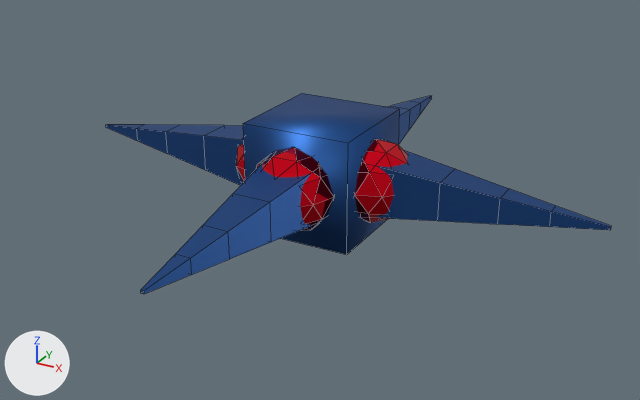
Renders of the Blender file Models/spider1.1.blend from each side of a commit.
Camera for both pictures: a 50 mm camera at (7.02, -12.88, 5.84) aimed at (0.05, -0.22, -0.49). The axes (+X, +Y, +Z) are drawn at lower left. The lights are the same throughout. Mesh edges are drawn as thin lines.

The older version as bpy lines, for what is in view:
```python
ob_body_col = bpy.data.objects.new('Body-col', me_cube_001)
ob_body_col.location = (0.0, 0.0, 0.0)
ob_icosphere1 = bpy.data.objects.new('Icosphere1', me_icosphere)
ob_icosphere1.location = (-1.0, 0.0, 0.0)
ob_icosphere1.scale = (0.75, 0.75, 0.75)
ob_icosphere3 = bpy.data.objects.new('Icosphere3', me_icosphere_002)
ob_icosphere3.location = (1.0, 0.0, 0.0)
ob_icosphere3.rotation_euler = (0.0, 0.0, -3.142)  # degrees (0, 0, -180)
ob_icosphere3.scale = (0.75, 0.75, 0.75)
ob_icosphere4 = bpy.data.objects.new('Icosphere4', me_icosphere_003)
ob_icosphere4.location = (0.0, -1.0, 0.0)
ob_icosphere4.rotation_euler = (0.0, 0.0, 1.571)  # degrees (0, 0, 90)
ob_icosphere4.scale = (0.75, 0.75, 0.75)
ob_leg1 = bpy.data.objects.new('Leg1', me_plane_004)
ob_leg1.location = (-1.0, 0.0, 0.0)
ob_leg1.rotation_euler = (0.0, -1.571, 0.0)  # degrees (0, -90, 0)
ob_leg2 = bpy.data.objects.new('Leg2', me_plane_005)
ob_leg2.location = (0.0, 1.0, 0.0)
ob_leg2.rotation_euler = (-1.571, -1.571, 0.0)  # degrees (-90, -90, 0)
ob_leg3 = bpy.data.objects.new('Leg3', me_plane_006)
ob_leg3.location = (1.0, 0.0, 0.0)
ob_leg3.rotation_euler = (3.142, -1.571, 0.0)  # degrees (180, -90, 0)
ob_leg4 = bpy.data.objects.new('Leg4', me_plane_007)
ob_leg4.location = (0.0, -1.0, 0.0)
ob_leg4.rotation_euler = (1.571, -1.571, 0.0)  # degrees (90, -90, 0)
```
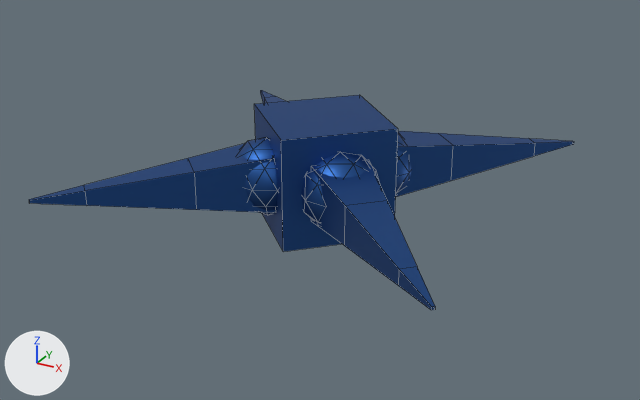
Commit message: Made spider1.1 work

The change in detail:
me_cube_001 has 8 vertices, 6 faces and spans x -1.0..1.0, y -1.0..1.0, z -1.0..1.0.
me_cube_001 is used by ob_body_col; location (0.0, 0.0, 0.0).
me_cube_001 part 1: a new loose piece, an icosphere of 80 faces spanning x -1.67..-0.33, y -0.7..0.7, z -0.7..0.7, in mat_material_001 (blue #325ea3).
me_cube_001 part 2: a new loose piece, an icosphere of 80 faces spanning x 0.33..1.67, y -0.7..0.7, z -0.7..0.7, in mat_material_001 (blue #325ea3).
me_cube_001 part 3: a new loose piece, an icosphere of 80 faces spanning x -0.67..0.67, y -1.7..-0.3, z -0.7..0.7, in mat_material_001 (blue #325ea3).
me_plane_004 is used by ob_leg1; location (-1.0, 0.0, 0.0); rotation (0.0, -1.571, 0.0), in degrees (0, -90, 0).
me_plane_004 had 20 vertices, 18 faces and spanned x -0.5..0.5, y -0.5..0.5, z 0.0..4.0.
me_plane_004 now has 16 vertices, 14 faces and spans x -0.5..0.5, y -0.5..0.5, z 0.0..4.0.
Part 4, on me_plane_004:
4 vertices are removed from x -0.23..0.23, y -0.23..0.23, z 2.31.
8 faces are deleted.
4 new faces join them.
me_plane_005 is used by ob_leg2; location (0.0, 1.0, 0.0); rotation (-1.571, -1.571, 0.0), in degrees (-90, -90, 0).
me_plane_005 had 20 vertices, 18 faces and spanned x -0.5..0.5, y -0.5..0.5, z 0.0..4.0.
me_plane_005 now has 16 vertices, 14 faces and spans x -0.5..0.5, y -0.5..0.5, z 0.0..4.0.
Part 5, on me_plane_005:
4 vertices are removed from x -0.23..0.23, y -0.23..0.23, z 2.31.
8 faces are deleted.
4 new faces join them.
me_plane_006 is used by ob_leg3; location (1.0, 0.0, 0.0); rotation (3.142, -1.571, 0.0), in degrees (180, -90, 0).
me_plane_006 had 20 vertices, 18 faces and spanned x -0.5..0.5, y -0.5..0.5, z 0.0..4.0.
me_plane_006 now has 16 vertices, 14 faces and spans x -0.5..0.5, y -0.5..0.5, z 0.0..4.0.
Part 6, on me_plane_006:
4 vertices are removed from x -0.23..0.23, y -0.23..0.23, z 2.31.
8 faces are deleted.
4 new faces join them.
me_plane_007 is used by ob_leg4; location (0.0, -1.0, 0.0); rotation (1.571, -1.571, 0.0), in degrees (90, -90, 0).
me_plane_007 had 20 vertices, 18 faces and spanned x -0.5..0.5, y -0.5..0.5, z 0.0..4.0.
me_plane_007 now has 16 vertices, 14 faces and spans x -0.5..0.5, y -0.5..0.5, z 0.0..4.0.
Part 7, on me_plane_007:
4 vertices are removed from x -0.23..0.23, y -0.23..0.23, z 2.31.
8 faces are deleted.
4 new faces join them.
Object 'Body-col' (ob_body_col) turns from (0, 0, 0) to (0, 0, 45) degrees about x, y and z.
Object 'Icosphere1' (ob_icosphere1) is deleted.
Object 'Icosphere3' (ob_icosphere3) is deleted.
Object 'Icosphere4' (ob_icosphere4) is deleted.
Object 'Leg1' (ob_leg1) moves from (-1.0, 0.0, 0.0) to (-0.71, -0.71, 0.0).
Object 'Leg1' (ob_leg1) turns from (0, -90, 0) to (45, -90, 0) degrees about x, y and z.
Object 'Leg2' (ob_leg2) moves from (0.0, 1.0, 0.0) to (-0.71, 0.71, 0.0).
Object 'Leg2' (ob_leg2) turns from (-90, -90, 0) to (-45, -90, 0) degrees about x, y and z.
Object 'Leg3' (ob_leg3) moves from (1.0, 0.0, 0.0) to (0.71, 0.71, 0.0).
Object 'Leg3' (ob_leg3) turns from (180, -90, 0) to (-135, -90, 0) degrees about x, y and z.
Object 'Leg4' (ob_leg4) moves from (0.0, -1.0, 0.0) to (0.71, -0.71, 0.0).
Object 'Leg4' (ob_leg4) turns from (90, -90, 0) to (135, -90, 0) degrees about x, y and z.

Location of each change, (x1, y1, x2, y2) in pixels of the pictures (640 x 400 px):
'Body-col', reshaped, turned
    before: (243, 93, 400, 255)
    after: (238, 95, 411, 252)
'Leg4', reshaped, moved, turned
    before: (141, 164, 312, 294)
    after: (311, 160, 435, 310)
'Leg3', reshaped, moved, turned
    before: (375, 150, 611, 230)
    after: (396, 131, 574, 197)
'Leg1', reshaped, moved, turned
    before: (105, 124, 244, 186)
    after: (29, 144, 276, 213)
'Icosphere4', deleted
    before: (256, 147, 334, 231)
'Icosphere3', deleted
    before: (355, 139, 408, 223)
'Leg2', reshaped, moved, turned
    before: (388, 96, 432, 144)
    after: (260, 90, 285, 103)
'Icosphere1', deleted
    before: (236, 137, 245, 183)
part 1 of me_cube_001, added (blue)
    after: (238, 138, 278, 215)
part 2 of me_cube_001, added (blue)
    after: (396, 133, 411, 194)
part 3 of me_cube_001, added (blue)
    after: (302, 152, 379, 223)
part 4 of me_plane_004, cut back
    before: (136, 124, 224, 170)
    after: (84, 158, 196, 210)
part 5 of me_plane_005, cut back
    before: (388, 101, 421, 144)
    after: (264, 96, 285, 103)
part 6 of me_plane_006, cut back
    before: (438, 169, 555, 227)
    after: (439, 133, 535, 180)
part 7 of me_plane_007, cut back
    before: (176, 194, 271, 275)
    after: (345, 201, 417, 286)
